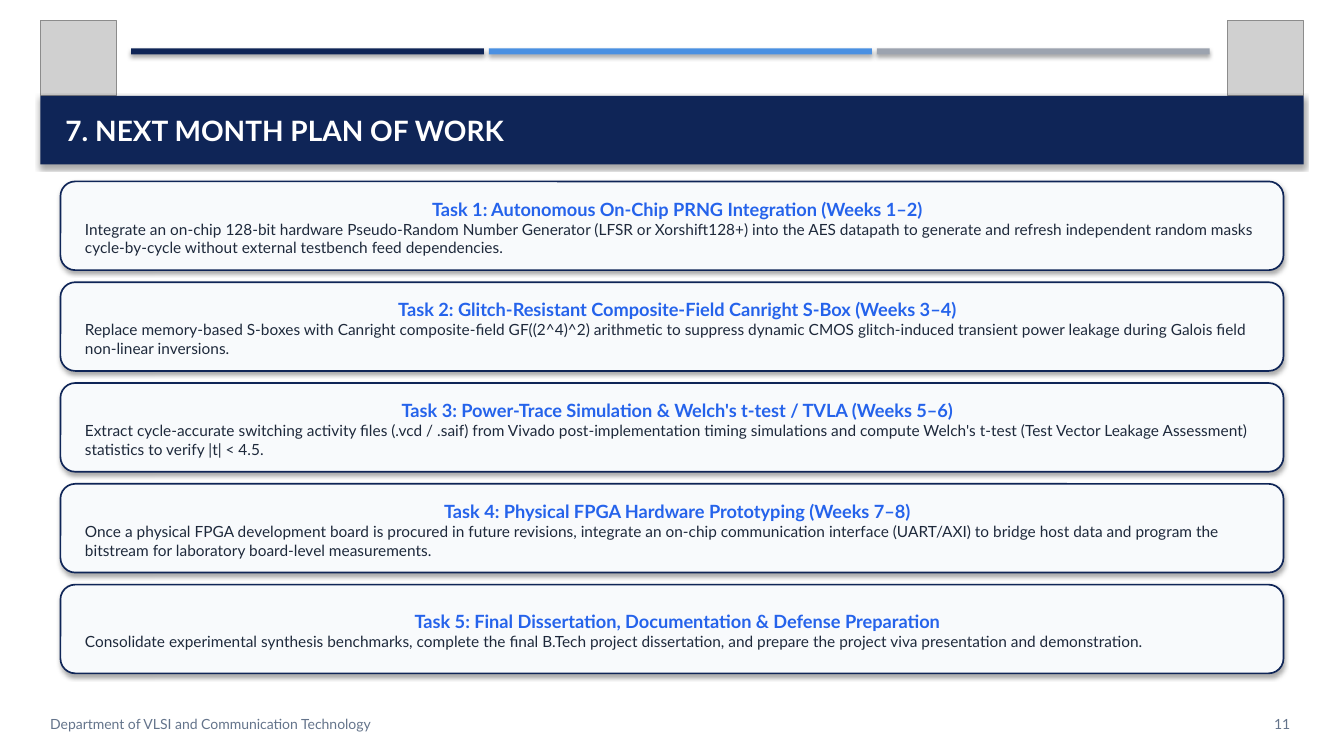
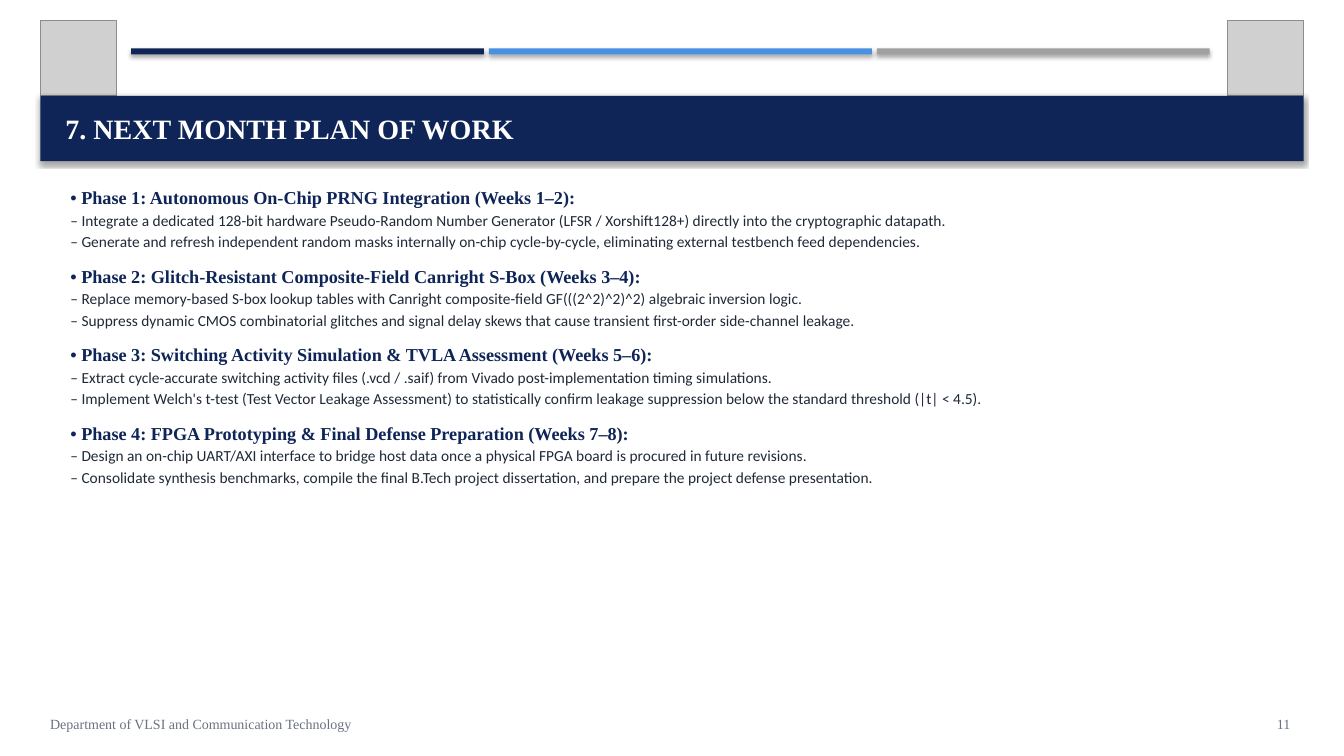
Before and after one commit to realrish29/secure-aes-128, a slide deck: slide 11 of Project_Presentation_Review_2.pptx. Drawn at 1344x756 pixels with LibreOffice and Linux fonts; fonts in the diff are those of the drawing; grey boxes stand for pictures. Boxes give left, top, right and bottom in pixels: in the first picture for what was removed or moved away, otherwise in the second. Text is boxed around its words. In the diff, an @@ line names an element or a change of style, - is before the commit and + after.

Commit message:
Update Review-2 presentation (PPTX and PDF) matching Review-1 typography and layout

```diff
--- a/Project_Presentation_Review_2.pptx
+++ b/Project_Presentation_Review_2.pptx
@@ rectangle at (x1=877, y1=48, x2=1210, y2=54): fill #9CA3AF to #A0A0A0 @@
@@ rectangle "7. NEXT MONTH PLAN OF ..." at (x1=40, y1=96, x2=1304, y2=161): font Lato to Times New Roman @@
@@ text "• Phase 1: Autonomous On-Chip ..." moved from (x1=60, y1=181, x2=1284, y2=270) to (x1=81, y1=191, x2=981, y2=486) @@
@@ text "• Phase 1: Autonomous On-Chip ..." at (x1=81, y1=191, x2=981, y2=486): vertical alignment middle to top; fill #F8FAFC to none; outline #0F2557 1.2 pt to none; shadow off @@
@@ text at (x1=81, y1=191, x2=981, y2=486): text changed; font Lato to Calibri; text colour #1E293B to #1F2937 @@
-Task 1: Autonomous On-Chip PRNG Integration (Weeks 1–2)
-Integrate an on-chip 128-bit hardware Pseudo-Random Number Generator (LFSR or Xorshift128+) into the AES datapath to generate and refresh independent random masks cycle-by-cycle without external testbench feed dependencies.
+• Phase 1: Autonomous On-Chip PRNG Integration (Weeks 1–2):
+– Integrate a dedicated 128-bit hardware Pseudo-Random Number Generator (LFSR / Xorshift128+) directly into the cryptographic datapath.
+– Generate and refresh independent random masks internally on-chip cycle-by-cycle, eliminating external testbench feed dependencies.
+• Phase 2: Glitch-Resistant Composite-Field Canright S-Box (Weeks 3–4):
+– Replace memory-based S-box lookup tables with Canright composite-field GF(((2^2)^2)^2) algebraic inversion logic.
+– Suppress dynamic CMOS combinatorial glitches and signal delay skews that cause transient first-order side-channel leakage.
+• Phase 3: Switching Activity Simulation & TVLA Assessment (Weeks 5–6):
+– Extract cycle-accurate switching activity files (.vcd / .saif) from Vivado post-implementation timing simulations.
+– Implement Welch's t-test (Test Vector Leakage Assessment) to statistically confirm leakage suppression below the standard threshold (|t| < 4.5).
+• Phase 4: FPGA Prototyping & Final Defense Preparation (Weeks 7–8):
+– Design an on-chip UART/AXI interface to bridge host data once a physical FPGA board is procured in future revisions.
+– Consolidate synthesis benchmarks, compile the final B.Tech project dissertation, and prepare the project defense presentation.
@@ rounded rectangle removed at (x1=60, y1=282, x2=1284, y2=371) @@
-Task 2: Glitch-Resistant Composite-Field Canright S-Box (Weeks 3–4)
-Replace memory-based S-boxes with Canright composite-field GF((2^4)^2) arithmetic to suppress dynamic CMOS glitch-induced transient power leakage during Galois field non-linear inversions.
@@ rounded rectangle removed at (x1=60, y1=383, x2=1284, y2=472) @@
-Task 3: Power-Trace Simulation & Welch's t-test / TVLA (Weeks 5–6)
-Extract cycle-accurate switching activity files (.vcd / .saif) from Vivado post-implementation timing simulations and compute Welch's t-test (Test Vector Leakage Assessment) statistics to verify |t| < 4.5.
@@ rounded rectangle removed at (x1=60, y1=484, x2=1284, y2=573) @@
-Task 4: Physical FPGA Hardware Prototyping (Weeks 7–8)
-Once a physical FPGA development board is procured in future revisions, integrate an on-chip communication interface (UART/AXI) to bridge host data and program the bitstream for laboratory board-level measurements.
@@ rounded rectangle removed at (x1=60, y1=585, x2=1284, y2=674) @@
-Task 5: Final Dissertation, Documentation & Defense Preparation
-Consolidate experimental synthesis benchmarks, complete the final B.Tech project dissertation, and prepare the project viva presentation and demonstration.
@@ text "Department of VLSI and Communication ..." at (x1=50, y1=719, x2=352, y2=732): font Lato to Times New Roman, text colour #64748B to #6B7280 @@
@@ text "11" at (x1=1277, y1=720, x2=1290, y2=729): font Lato to Times New Roman, text colour #64748B to #6B7280 @@
```
Also in this commit, not shown: 12 other slides changed, 4 other files.
